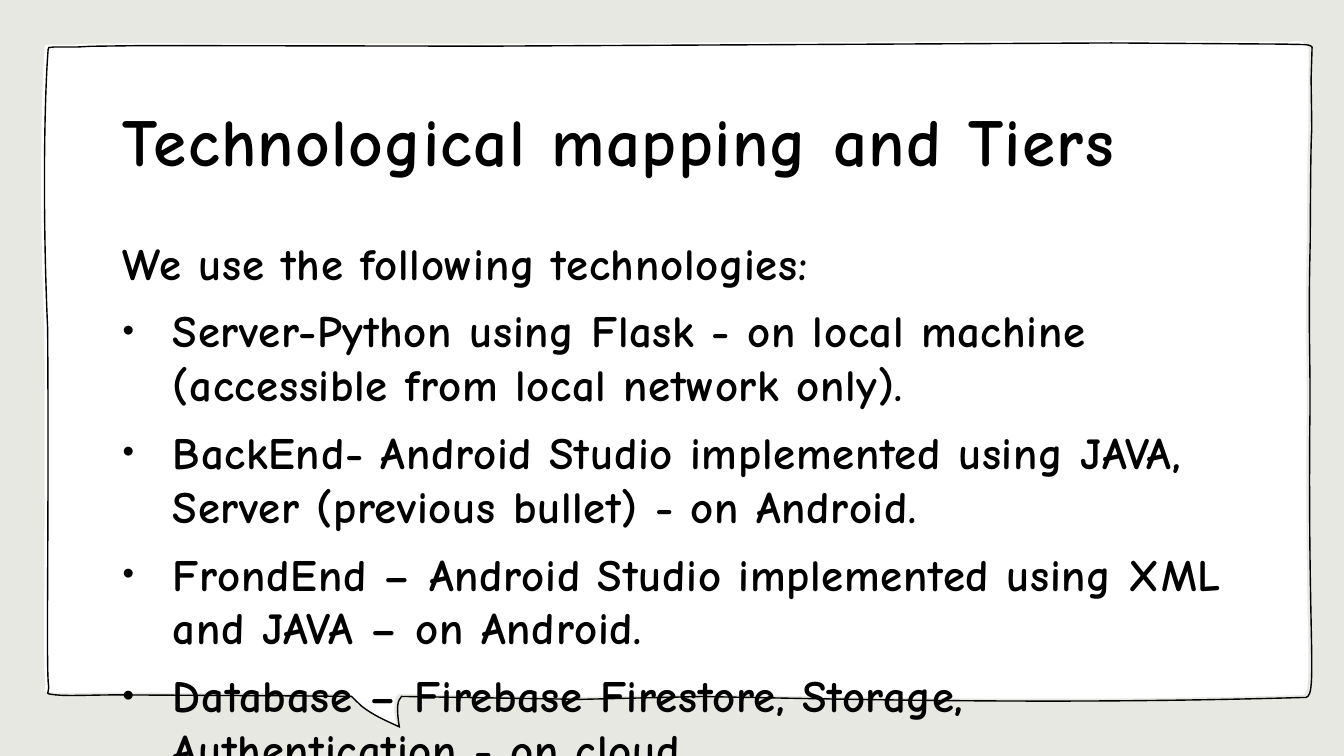
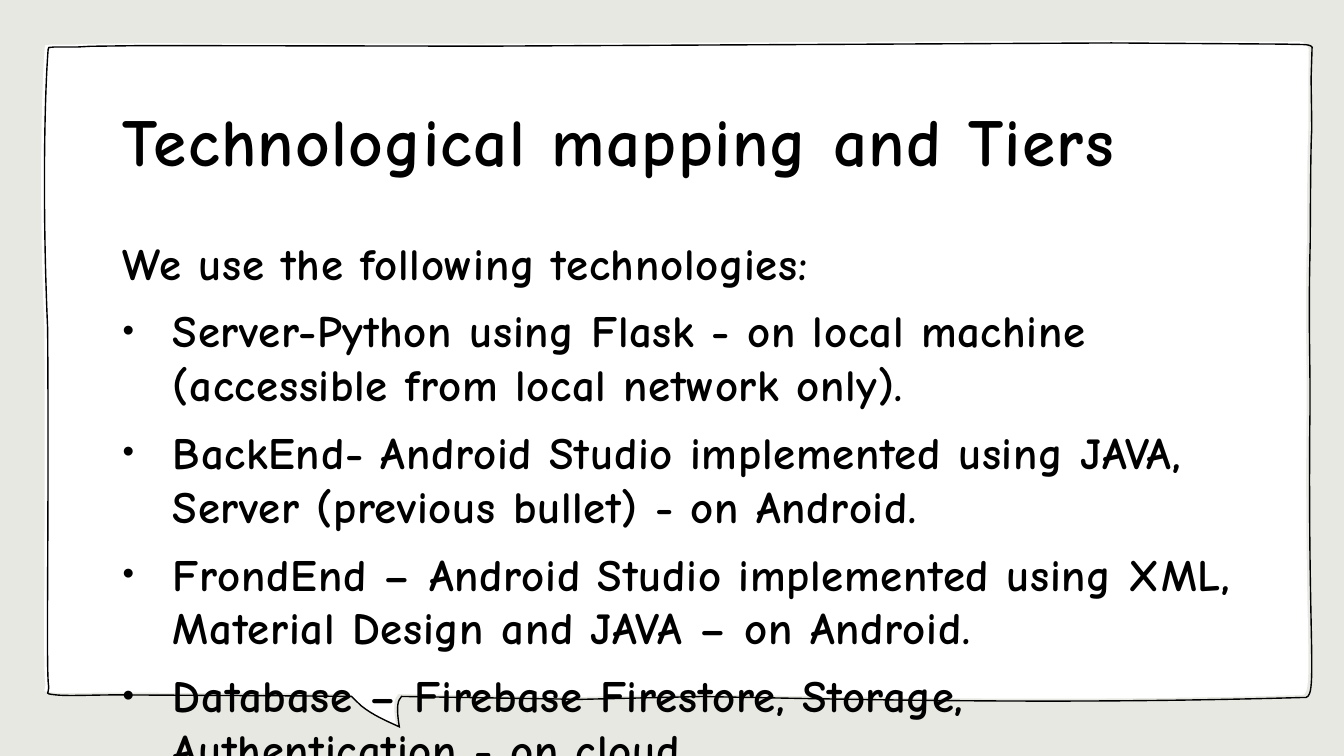
Before and after one commit to appeldaniel1998/ABM, a slide deck: slide 13 of Assignments/FinalPresentationABM.pptx. Drawn at 1344x756 pixels with LibreOffice and Linux fonts; fonts in the diff are those of the drawing; background and template pictures are left out. Boxes give left, top, right and bottom in pixels: in the first picture for what was removed or moved away, otherwise in the second. Text is boxed around its words. In the diff, an @@ line names an element or a change of style, - is before the commit and + after.

```diff
--- a/Assignments/FinalPresentationABM.pptx
+++ b/Assignments/FinalPresentationABM.pptx
@@ text at [173, 560, 1230, 652]: text changed @@
-• FrondEnd – Android Studio implemented using XML and JAVA – on Android.
+• FrondEnd – Android Studio implemented using XML, Material Design and JAVA – on Android.
```
